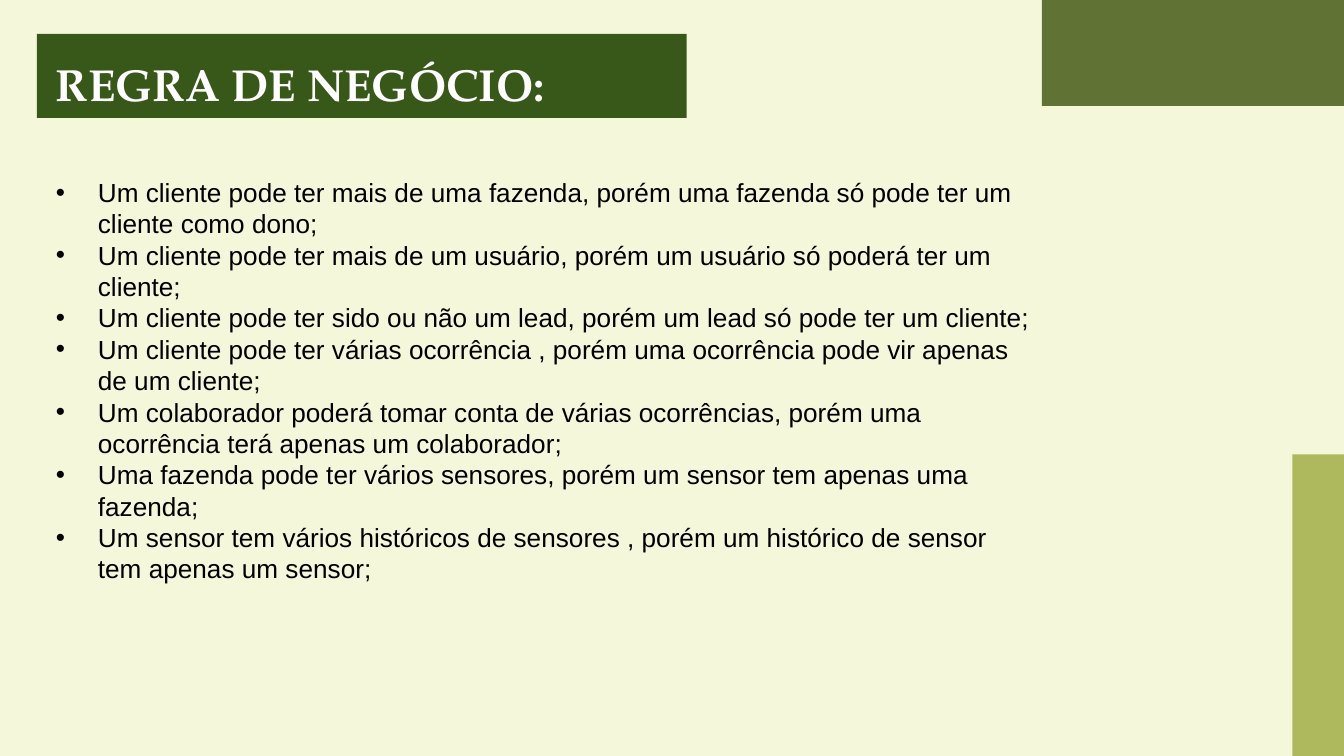
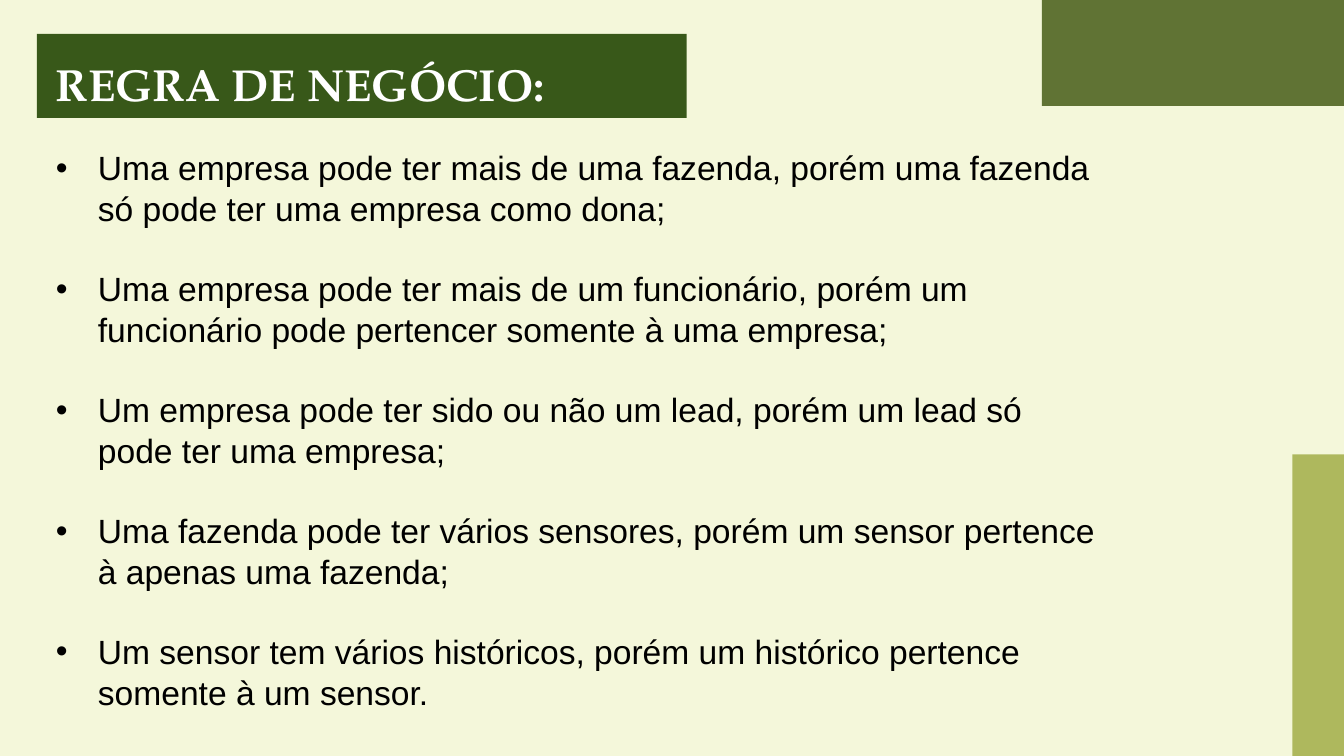
Before and after one commit to KaioZaniboni/wisoy-1, a slide deck: slide 13 of Documentos/Power Point/Sprint 3 - FINAL.pptx. Drawn at 1344x756 pixels with LibreOffice and Linux fonts; fonts in the diff are those of the drawing. Boxes give left, top, right and bottom in pixels: in the first picture for what was removed or moved away, otherwise in the second. Text is boxed around its words. In the diff, an @@ line names an element or a change of style, - is before the commit and + after.

Commit message:
16-06

```diff
--- a/Documentos/Power Point/Sprint 3 - FINAL.pptx
+++ b/Documentos/Power Point/Sprint 3 - FINAL.pptx
@@ text at bbox=[98, 155, 1095, 706]: text changed; size 14 to 18 pt @@
-• Um cliente pode ter mais de uma fazenda, porém uma fazenda só pode ter um cliente como dono;
-• Um cliente pode ter mais de um usuário, porém um usuário só poderá ter um cliente;
-• Um cliente pode ter sido ou não um lead, porém um lead só pode ter um cliente;
-• Um cliente pode ter várias ocorrência , porém uma ocorrência pode vir apenas de um cliente;
-• Um colaborador poderá tomar conta de várias ocorrências, porém uma ocorrência terá apenas um colaborador;
-• Uma fazenda pode ter vários sensores, porém um sensor tem apenas uma fazenda;
-• Um sensor tem vários históricos de sensores , porém um histórico de sensor tem apenas um sensor;
+• Uma empresa pode ter mais de uma fazenda, porém uma fazenda só pode ter uma empresa como dona;
+• Uma empresa pode ter mais de um funcionário, porém um funcionário pode pertencer somente à uma empresa;
+• Um empresa pode ter sido ou não um lead, porém um lead só pode ter uma empresa;
+• Uma fazenda pode ter vários sensores, porém um sensor pertence à apenas uma fazenda;
+• Um sensor tem vários históricos, porém um histórico pertence somente à um sensor.
```
Also in this commit, not shown: 2 other slides changed.
